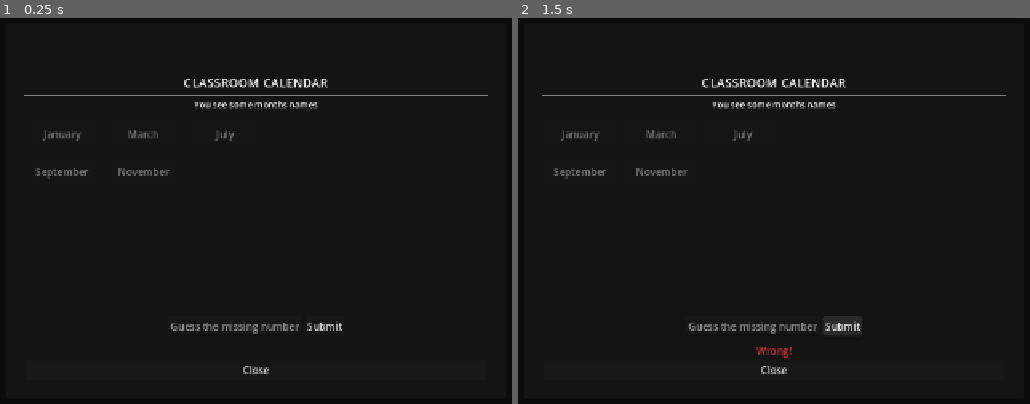
Above: before the commit, frames 1-2 (left to right).
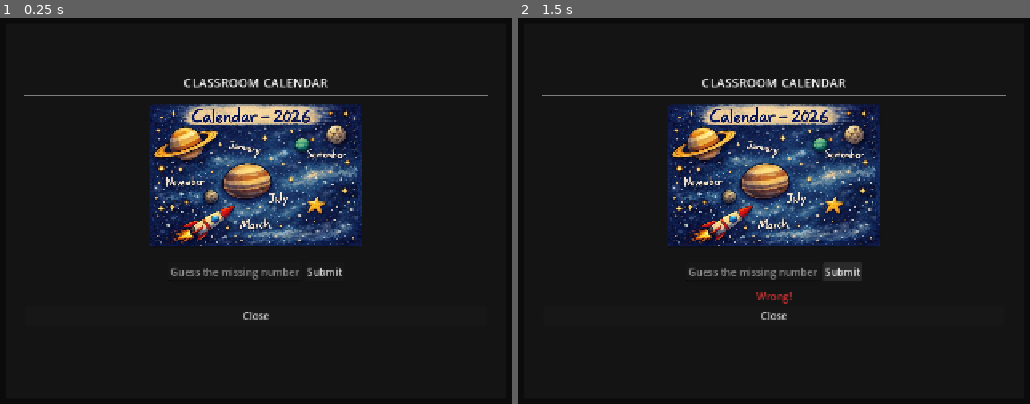
Above: after the commit, the same moments.

Repository: MysteryClasses/MysteryClasses
Game: Godot game, scene res://scenes/rooms/astro_room/clue_knife_ui.tscn
Two runs of this game, one before a commit and one after it. Both use one fixed random seed, a clock stepped at 60 frames per second and the inputs below. This scene is started directly instead of the project's main scene.
Inputs:
- Up to frame 1 (0.25 s): no input
- Up to frame 2 (1.5 s): click "Submit" at 0.5 s; tap Enter at 1.25 s; hold D (move_right) from 1.28 s (still down); hold E (interact) from 1.28 s (still down)

The runs differ from the first frame. In frame 1, 16% of the frame differs, in the area x 6-71%, y 21-93%; in frame 2, 17%.

Commit message:
feat: add clue images to textbook and knife UIs

Diff:
--- a/scenes/rooms/astro_room/clue_knife_ui.tscn
+++ b/scenes/rooms/astro_room/clue_knife_ui.tscn
@@ -1,6 +1,7 @@
 [gd_scene format=3 uid="uid://oatv3bo60xv3"]
 
 [ext_resource type="Script" uid="uid://dra4akmmd1f0q" path="res://scripts/components/clue_ui_base.gd" id="1_idxst"]
+[ext_resource type="Texture2D" uid="uid://c56mvemq3aaan" path="res://assets/rooms/astro_room/astro_calendar_clue.png" id="2_u07ru"]
 
 [node name="Control" type="Control" unique_id=1362117202]
 process_mode = 3
@@ -58,52 +59,12 @@
 [node name="HSeparator" type="HSeparator" parent="Panel/VBoxContainer" unique_id=2106652199]
 layout_mode = 2
 
-[node name="HintLabel" type="Label" parent="Panel/VBoxContainer" unique_id=1338360480]
+[node name="TextureRect" type="TextureRect" parent="Panel/VBoxContainer" unique_id=991383642]
+custom_minimum_size = Vector2(0, 250)
 layout_mode = 2
-theme_override_font_sizes/font_size = 14
-text = "You see some months names"
-horizontal_alignment = 1
-autowrap_mode = 2
-
-[node name="HSeparator2" type="HSeparator" parent="Panel/VBoxContainer" unique_id=1418893587]
-layout_mode = 2
-
-[node name="GridContainer" type="GridContainer" parent="Panel/VBoxContainer" unique_id=1147463683]
-layout_mode = 2
-size_flags_vertical = 3
-theme_override_constants/h_separation = 10
-theme_override_constants/v_separation = 10
-columns = 3
-
-[node name="January" type="Button" parent="Panel/VBoxContainer/GridContainer" unique_id=1484490917]
-custom_minimum_size = Vector2(120, 50)
-layout_mode = 2
-disabled = true
-text = "January"
-
-[node name="March" type="Button" parent="Panel/VBoxContainer/GridContainer" unique_id=1669661245]
-custom_minimum_size = Vector2(120, 50)
-layout_mode = 2
-disabled = true
-text = "March"
-
-[node name="July" type="Button" parent="Panel/VBoxContainer/GridContainer" unique_id=1892856012]
-custom_minimum_size = Vector2(120, 50)
-layout_mode = 2
-disabled = true
-text = "July"
-
-[node name="September" type="Button" parent="Panel/VBoxContainer/GridContainer" unique_id=1427923251]
-custom_minimum_size = Vector2(120, 50)
-layout_mode = 2
-disabled = true
-text = "September"
-
-[node name="November" type="Button" parent="Panel/VBoxContainer/GridContainer" unique_id=454635187]
-custom_minimum_size = Vector2(120, 50)
-layout_mode = 2
-disabled = true
-text = "November"
+texture = ExtResource("2_u07ru")
+expand_mode = 2
+stretch_mode = 5
 
 [node name="HSeparator3" type="HSeparator" parent="Panel/VBoxContainer" unique_id=1476894889]
 layout_mode = 2
--- a/scenes/rooms/astro_room/clue_textbook_ui.tscn
+++ b/scenes/rooms/astro_room/clue_textbook_ui.tscn
@@ -1,6 +1,7 @@
 [gd_scene format=3 uid="uid://cp5wmde6m600d"]
 
 [ext_resource type="Script" uid="uid://dra4akmmd1f0q" path="res://scripts/components/clue_ui_base.gd" id="1_q3dr1"]
+[ext_resource type="Texture2D" uid="uid://cv28be3qns4xs" path="res://assets/rooms/astro_room/astro_textbook_clue.png" id="2_tbfu0"]
 
 [node name="Control" type="Control" unique_id=1362117202]
 process_mode = 3
@@ -60,12 +61,16 @@
 [node name="ClueText" type="Label" parent="Panel/VBoxContainer" unique_id=-2060399406]
 layout_mode = 2
 theme_override_font_sizes/font_size = 16
-text = "Up until 2005, Pluto was considered one of the nine planets of the solar system.
-In 2006, the IAU reclassified Pluto as a dwarf planet.
-
-It used to be 9 planets. Now it's..."
+text = "You opened the book. It's about astronomy. On the first page a piece of a note is glued to the book. A quote is written on it. But why... ?"
 horizontal_alignment = 1
 autowrap_mode = 2
+
+[node name="ClueImage" type="TextureRect" parent="Panel/VBoxContainer" unique_id=255298031]
+custom_minimum_size = Vector2(0, 250)
+layout_mode = 2
+texture = ExtResource("2_tbfu0")
+expand_mode = 3
+stretch_mode = 5
 
 [node name="HSeparator2" type="HSeparator" parent="Panel/VBoxContainer" unique_id=-2060399405]
 layout_mode = 2
Binary file added: assets/rooms/astro_room/astro_calendar_clue.png
Not shown, added: assets/rooms/astro_room/astro_calendar_clue.png.import
Binary file added: assets/rooms/astro_room/astro_textbook_clue.png
Not shown, added: assets/rooms/astro_room/astro_textbook_clue.png.import
